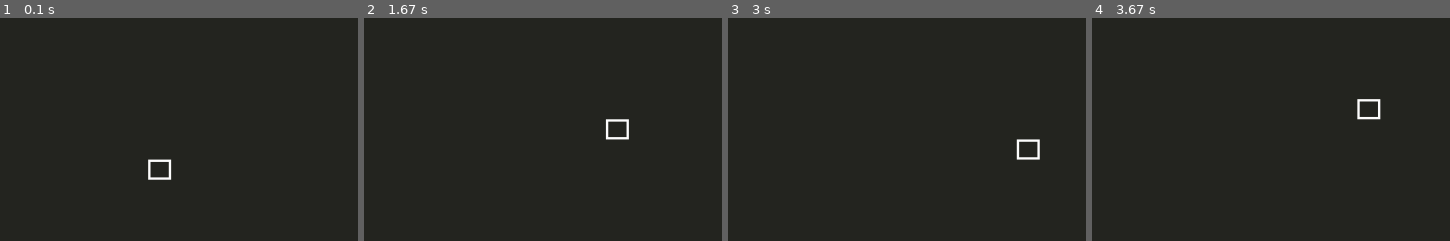
Above: before the commit, frames 1-4 (left to right).
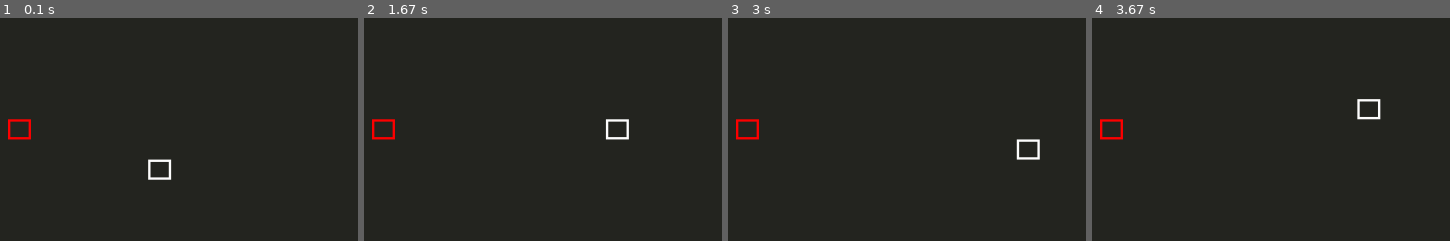
Above: after the commit, the same moments.

Repository: jorenchik/snake-pygame
Game: pygame game, started from index.py
Same seed, same stepped clock (60 frames per second), same inputs: the game is played once before the commit and once after it.
Inputs:
- Up to frame 1 (0.1 s): no input
- Up to frame 2 (1.67 s): hold Right 0.33-0.8 s; hold Up 0.83-1.3 s; hold Right from 1.33 s (still down)
- Up to frame 3 (3 s): release Right at 1.8 s; hold Down 2.4-2.7 s; hold Left from 2.73 s (still down)
- Up to frame 4 (3.67 s): release Left at 3.13 s; hold Up 3.17-3.53 s; hold Right from 3.57 s (still down)
The pictures show only the part of the screen within x 49-99%, y 39-89%; the shares and areas given below are measured in that part.

The runs differ from the first frame. In frame 1, 0.3% of the frame differs, in the area x 2-9%, y 45-55%; in frame 2, 0.3%; in frame 3, 0.3%; in frame 4, 0.3%.

Commit message:
Food coloring

Diff:
--- a/game.py
+++ b/game.py
@@ -17,6 +17,7 @@
 class Food():
     def __init__(self, isPoisonous:bool=False):
         pos = game.getRandomAvailablePos()
+        self.type = 'food' if not isPoisonous else 'poison'
         if pos:
             self.pos = (pos[0],pos[1])
         else:
@@ -168,8 +169,8 @@
                 snakePart.prevMoveMoment = t.time()
     def getCoords(self, pos):
         return (self.playfield.rects[pos[0]][pos[1]].x,self.playfield.rects[pos[0]][pos[1]].y+game.SCREEN_HEIGHT*playfieldYOffset)
-    def createFood(self):
-        self.foods.append(Food())
+    def createFood(self, isPoisonous):
+        self.foods.append(Food(isPoisonous))
     def createSnakePart(self, type, prevMoveMoment, pos=False, velocity=False):
         self.snakeParts.append(SnakePart(type,prevMoveMoment, pos if pos else False, velocity if velocity else False))
     def checkRectalCollision(self,pos1,pos2):
--- a/index.py
+++ b/index.py
@@ -10,7 +10,9 @@
         game.moveSnakePart(snakePart,snakePart.pos)
 
     # Adding first food
-    game.createFood()
+    game.createFood(False)
+    # Adding first poisonous food
+    game.createFood(True)
 
     # Active action loop
     while game.active:
@@ -72,7 +74,7 @@
                     lastSnakePart = game.snakeParts[-1]
                     game.foods.remove(food)
                     game.createSnakePart('body',lastSnakePart.prevMoveMoment, lastSnakePart.prevPos, pg.Vector2(lastSnakePart.prevVelocity))
-                    game.createFood()
+                    game.createFood(False)
 
         # Checks whether any part of a snake hits itself
         for part in game.snakeParts:
@@ -102,7 +104,10 @@
             # Draws foods
                 # Draws regular foods
         for food in game.foods:
-            pg.draw.rect(game.screen, foodColor, food.rect, 5)
+            if food.type == 'food':
+                pg.draw.rect(game.screen, foodColor, food.rect, 5)
+            else:
+                pg.draw.rect(game.screen, poisonousFoodColor, food.rect, 5)
                 # Draws poisonous foods
 
 
